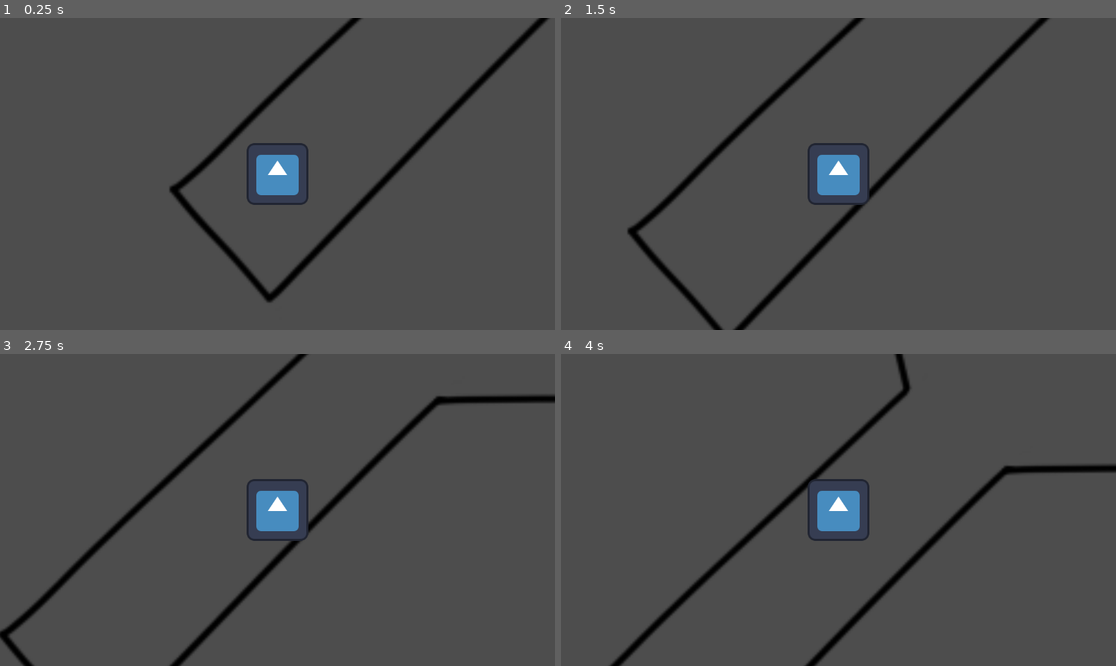
Above: before the commit, frames 1-4 (two rows, left to right).
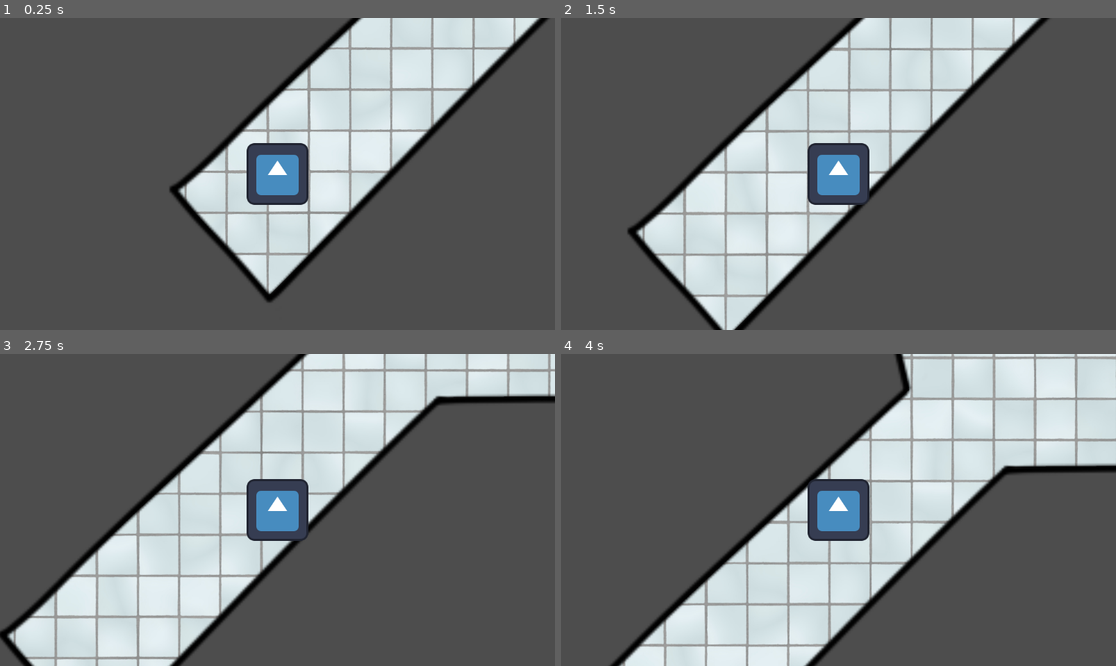
Above: after the commit, the same moments.

Repository: Rainy-Boy/GGJ_2026
Game: Godot game, scene res://Scenes/MapAndUtils/floor_n_1.tscn
Two runs of this game, one before a commit and one after it. Both use one fixed random seed, a clock stepped at 60 frames per second and the inputs below. This scene is started directly instead of the project's main scene. The engine's default icon, where the game draws it, is replaced by a stand-in: a white triangle on a blue panel in a dark square.
Inputs:
- Up to frame 1 (0.25 s): no input
- Up to frame 2 (1.5 s): tap Enter at 0.5 s; hold Right (ui_right) 0.53-1.28 s; hold Down (ui_down) from 1.28 s (still down)
- Up to frame 3 (2.75 s): tap Space at 2 s; release Down (ui_down) at 2.03 s; hold Right (ui_right) from 2.03 s (still down)
- Up to frame 4 (4 s): release Right (ui_right) at 2.78 s; hold Up (ui_up) 2.78-3.53 s; hold Left (ui_left) from 3.53 s (still down)

The runs differ from the first frame. In frame 1, 22% of the frame differs, in the area x 32-98%, y 0-89%; in frame 2, 27%; in frame 3, 33%; in frame 4, 34%, in the area x 10-100%, y 0-100%.

Commit message:
Add floor texture to floor n1

Diff:
--- a/ggj_2026/Scenes/MapAndUtils/floor_n_1.tscn
+++ b/ggj_2026/Scenes/MapAndUtils/floor_n_1.tscn
@@ -2,8 +2,15 @@
 
 [ext_resource type="Texture2D" uid="uid://bbtkie6wjfvm5" path="res://Assets/floor_n1.png" id="1_l66p3"]
 [ext_resource type="PackedScene" uid="uid://buwu2n5ww13f3" path="res://Scenes/player.tscn" id="2_tuwts"]
+[ext_resource type="Texture2D" uid="uid://tertwah4g03r" path="res://Assets/textures/Tiles133A_1K-JPG_Color.jpg" id="3_l32xl"]
 
 [node name="FloorN1" type="Node2D" unique_id=303085456]
+
+[node name="Polygon2D" type="Polygon2D" parent="." unique_id=366620380]
+texture_repeat = 2
+texture = ExtResource("3_l32xl")
+polygon = PackedVector2Array(576, 3196, 1275, 2541, 1092, 1766, 466, 1930, 369, 1270, 248, 575, 1841, 267, 2205, 1537, 1512, 1667, 1650, 2380, 3087, 2240, 3492, 1509, 3890, 1679, 3440, 2423, 3900, 3155, 4411, 3209, 4387, 3683, 3926, 3663, 3909, 4131, 3487, 4162, 3458, 3754, 2967, 3851, 2845, 3397, 3288, 3229, 3161, 3002, 2960, 2687, 1480, 2701, 771, 3414)
+uv = PackedVector2Array(635.8018, 3152.7979, 1333.8018, 2478.7979, 1092, 1766, 464, 1940, 335, 1440, 1288, 1291, 1629.8018, 2562.7979, 1311.8018, 2746.7979)
 
 [node name="MapTexture" type="Sprite2D" parent="." unique_id=690957778]
 position = Vector2(2278, 2280)
@@ -11,6 +18,7 @@
 texture = ExtResource("1_l66p3")
 
 [node name="StaticBody2D" type="StaticBody2D" parent="MapTexture" unique_id=1681611193]
+visible = false
 position = Vector2(-149.40765, 233.65514)
 
 [node name="CollisionPolygon2D" type="CollisionPolygon2D" parent="MapTexture/StaticBody2D" unique_id=498086957]
Binary file added: ggj_2026/Assets/textures/Tiles133A_1K-JPG_Color.jpg
Not shown, added: ggj_2026/Assets/textures/Tiles133A_1K-JPG_Color.jpg.import
